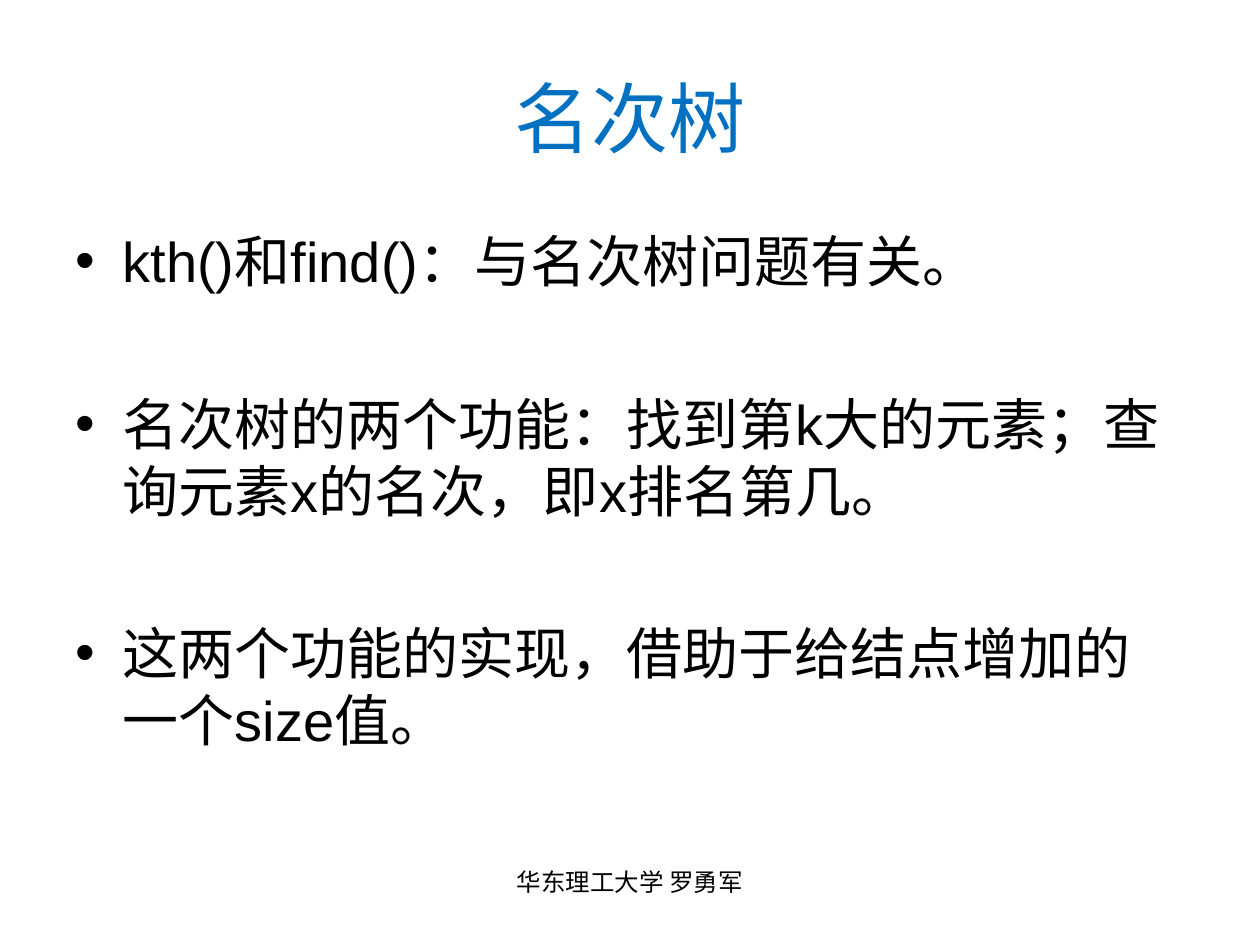
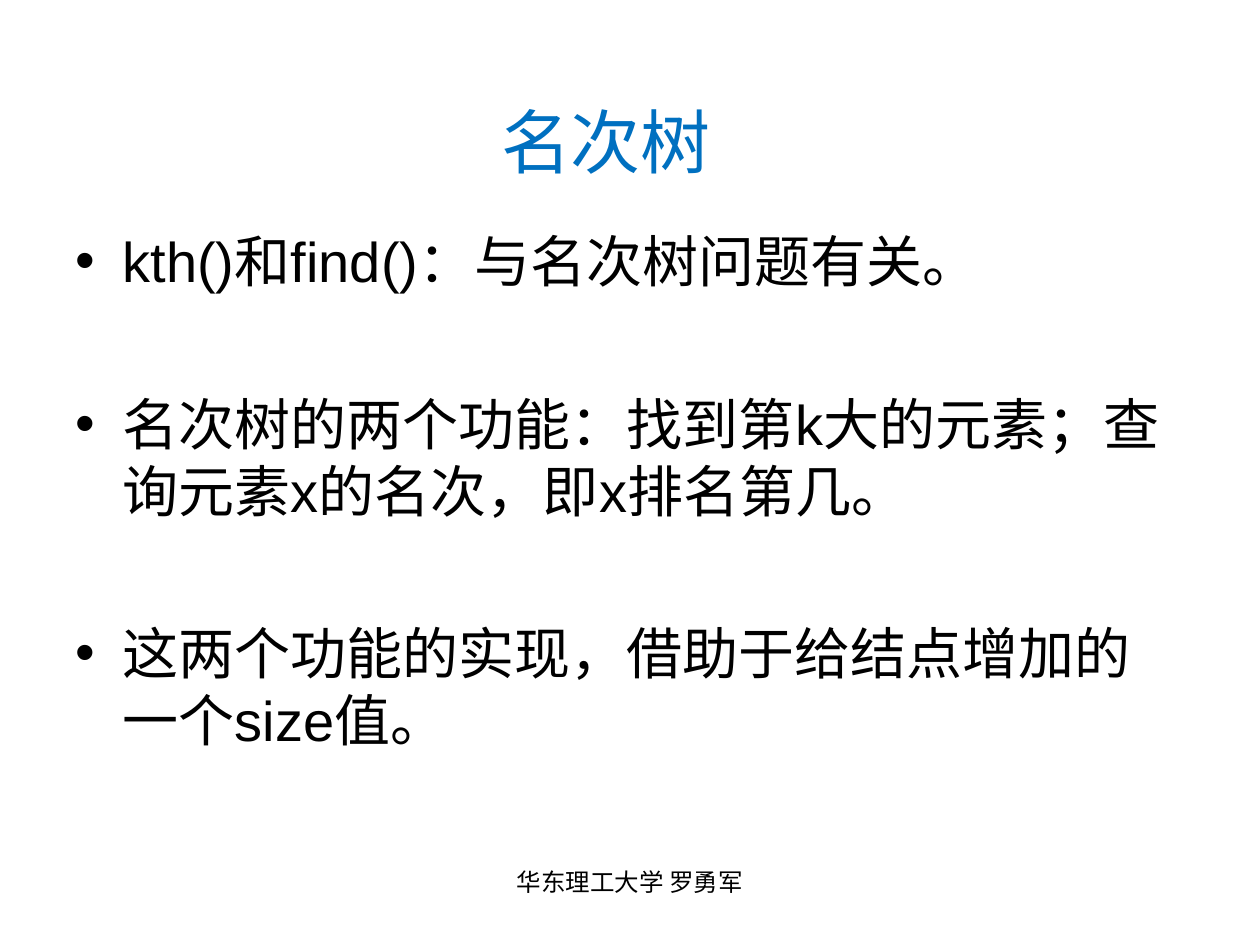
Before and after one commit to luoyongjun999/code, a slide deck: slide 60 of 第5章高级数据结构(上).ppt (slide 59 before the commit). Drawn at 1260x945 pixels with LibreOffice and Linux fonts; fonts in the diff are those of the drawing. Boxes give left, top, right and bottom in pixels: in the first picture for what was removed or moved away, otherwise in the second. Text is boxed around its words. In the diff, an @@ line names an element or a change of style, - is before the commit and + after.

```diff
--- a/第5章高级数据结构(上).ppt
+++ b/第5章高级数据结构(上).ppt
@@ title "名次树": place and size @@
-title "名次树" at <box>514,82,745,153</box>
+title "名次树" at <box>501,109,711,174</box>
@@ title "名次树" at <box>501,109,711,174</box>: size 44 to 40 pt @@
```
Also in this commit, not shown: 7 other slides changed, 1 slide added.
